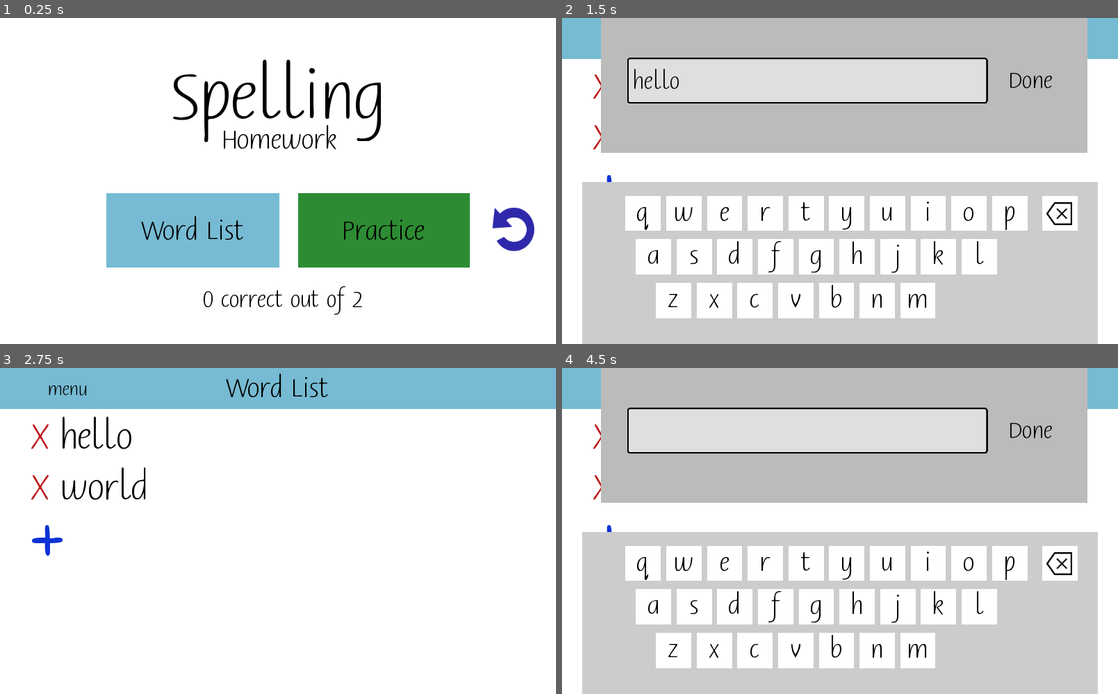
Above: before the commit, frames 1-4 (two rows, left to right).
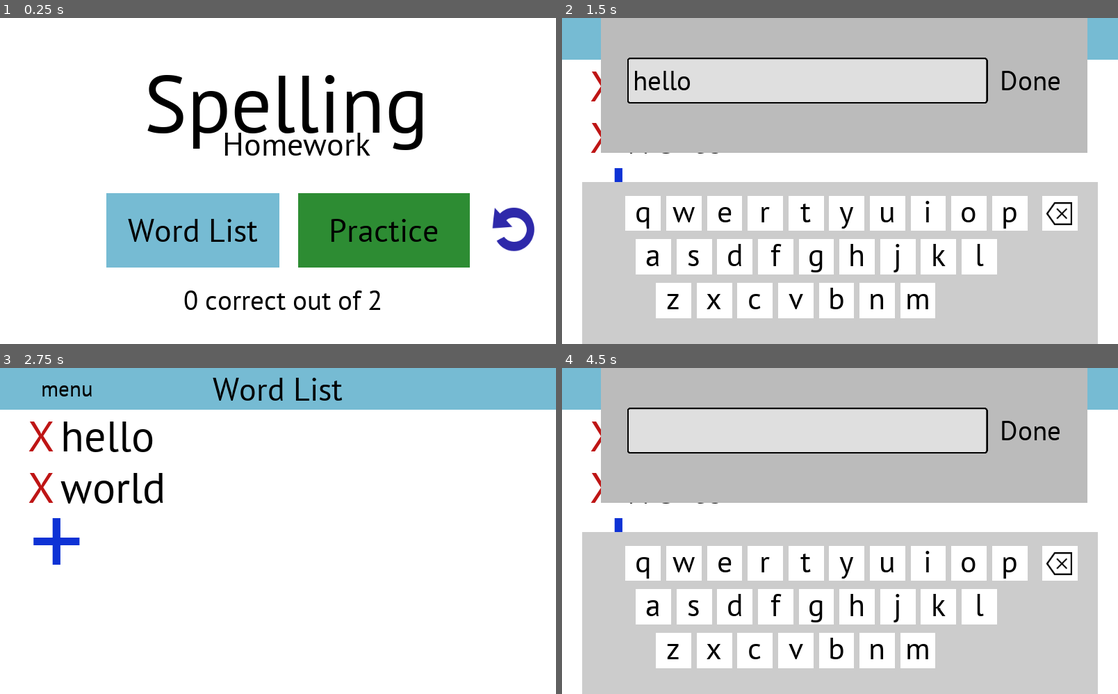
Above: after the commit, the same moments.

Repository: suzenapp/spelling
Game: Godot game, scene res://scenes/Main.tscn
The game is run twice, just before and just after one commit, with the same random seed, the same clock (stepped at 60 frames per second) and the same inputs.
Inputs:
- Up to frame 1 (0.25 s): no input
- Up to frame 2 (1.5 s): click "Word List" at 0.5 s; click "hello" at 1.25 s
- Up to frame 3 (2.75 s): click "Done" at 2 s
- Up to frame 4 (4.5 s): click "world" at 2.75 s; click "Done" at 3.5 s; click "+" at 4.25 s

The runs differ from the first frame. In frame 1, 6.5% of the frame differs, in the area x 23-79%, y 12-92%; in frame 2, 2.2%; in frame 3, 3.0%; in frame 4, 2.0%.

Commit message:
Changed font to PTSans

Diff:
--- a/game/fonts/font-huge.tres
+++ b/game/fonts/font-huge.tres
@@ -1,6 +1,6 @@
 [gd_resource type="DynamicFont" load_steps=2 format=2]
 
-[ext_resource path="res://fonts/BernerBasisschrift1_mod.ttf" type="DynamicFontData" id=1]
+[ext_resource path="res://fonts/PTSans-Regular.ttf" type="DynamicFontData" id=1]
 
 [resource]
 size = 150
--- a/game/fonts/font-large.tres
+++ b/game/fonts/font-large.tres
@@ -1,6 +1,6 @@
 [gd_resource type="DynamicFont" load_steps=2 format=2]
 
-[ext_resource path="res://fonts/BernerBasisschrift1_mod.ttf" type="DynamicFontData" id=1]
+[ext_resource path="res://fonts/PTSans-Regular.ttf" type="DynamicFontData" id=1]
 
 [resource]
 size = 60
--- a/game/fonts/font-mid.tres
+++ b/game/fonts/font-mid.tres
@@ -1,6 +1,6 @@
 [gd_resource type="DynamicFont" load_steps=2 format=2]
 
-[ext_resource path="res://fonts/BernerBasisschrift1_mod.ttf" type="DynamicFontData" id=1]
+[ext_resource path="res://fonts/PTSans-Regular.ttf" type="DynamicFontData" id=1]
 
 [resource]
 size = 40
--- a/game/project.godot
+++ b/game/project.godot
@@ -31,7 +31,7 @@
 
 [editor_plugins]
 
-enabled=PoolStringArray( "gut" )
+enabled=PoolStringArray(  )
 
 [input_devices]
 
--- a/game/scenes/KeyNode.tscn
+++ b/game/scenes/KeyNode.tscn
@@ -1,6 +1,6 @@
 [gd_scene load_steps=6 format=2]
 
-[ext_resource path="res://fonts/BernerBasisschrift1_mod.ttf" type="DynamicFontData" id=1]
+[ext_resource path="res://fonts/PTSans-Regular.ttf" type="DynamicFontData" id=1]
 [ext_resource path="res://scenes/KeyNode.gd" type="Script" id=2]
 
 [sub_resource type="StyleBoxEmpty" id=1]
--- a/game/scenes/Main.tscn
+++ b/game/scenes/Main.tscn
@@ -8,7 +8,7 @@
 [ext_resource path="res://scenes/WordListPage.tscn" type="PackedScene" id=6]
 [ext_resource path="res://styles/green-pressed.tres" type="StyleBox" id=7]
 [ext_resource path="res://styles/green.tres" type="StyleBox" id=8]
-[ext_resource path="res://fonts/BernerBasisschrift1_mod.ttf" type="DynamicFontData" id=9]
+[ext_resource path="res://fonts/PTSans-Regular.ttf" type="DynamicFontData" id=9]
 [ext_resource path="res://scenes/PracticePage.tscn" type="PackedScene" id=10]
 [ext_resource path="res://img/check_green.png" type="Texture" id=11]
 [ext_resource path="res://img/reset.png" type="Texture" id=12]
@@ -18,19 +18,19 @@
 font_data = ExtResource( 9 )
 
 [sub_resource type="DynamicFont" id=2]
-size = 55
+size = 45
 font_data = ExtResource( 9 )
 
 [sub_resource type="DynamicFont" id=3]
-size = 55
+size = 45
 font_data = ExtResource( 9 )
 
 [sub_resource type="DynamicFont" id=4]
-size = 50
+size = 39
 font_data = ExtResource( 9 )
 
 [sub_resource type="DynamicFont" id=5]
-size = 30
+size = 25
 font_data = ExtResource( 9 )
 
 [node name="Main" type="Node2D"]
@@ -47,10 +47,10 @@
 [node name="MainPage" type="Node2D" parent="."]
 
 [node name="Title" type="Label" parent="MainPage"]
-margin_left = 317.59
-margin_top = 65.1893
-margin_right = 712.59
-margin_bottom = 215.189
+margin_left = 264.59
+margin_top = 57.1893
+margin_right = 792.59
+margin_bottom = 252.189
 custom_fonts/font = ExtResource( 5 )
 custom_colors/font_color = Color( 0, 0, 0, 1 )
 text = "Spelling"
@@ -125,8 +125,7 @@
 }
 
 [node name="Check" type="Sprite" parent="MainPage"]
-visible = false
-position = Vector2( 755, 515 )
+position = Vector2( 834, 515 )
 texture = ExtResource( 11 )
 
 [node name="ResetPractice" type="Button" parent="MainPage"]
@@ -161,10 +160,10 @@
 }
 
 [node name="ConfirmOk" type="Button" parent="ConfirmSlideDown"]
-margin_left = 710.0
-margin_top = 154.0
-margin_right = 908.0
-margin_bottom = 244.0
+margin_left = 691.0
+margin_top = 153.0
+margin_right = 911.0
+margin_bottom = 243.0
 custom_fonts/font = SubResource( 2 )
 custom_colors/font_color = Color( 0.866667, 0.223529, 0.223529, 1 )
 text = "Yes, clear"
@@ -175,10 +174,10 @@
 }
 
 [node name="ConfirmCancel" type="Button" parent="ConfirmSlideDown"]
-margin_left = 137.0
-margin_top = 156.0
-margin_right = 492.0
-margin_bottom = 246.0
+margin_left = 135.0
+margin_top = 155.0
+margin_right = 490.0
+margin_bottom = 245.0
 custom_fonts/font = SubResource( 3 )
 custom_colors/font_color = Color( 0, 0, 0, 1 )
 text = "No, leave it"
@@ -189,10 +188,10 @@
 }
 
 [node name="Label" type="Label" parent="ConfirmSlideDown"]
-margin_left = 131.0
-margin_top = 17.0
-margin_right = 916.0
-margin_bottom = 92.0
+margin_left = 141.0
+margin_top = 9.0
+margin_right = 911.0
+margin_bottom = 84.0
 custom_fonts/font = SubResource( 4 )
 custom_colors/font_color = Color( 0, 0, 0, 1 )
 text = "Do you want to clear all practice entries?"
@@ -204,9 +203,9 @@
 
 [node name="Label2" type="Label" parent="ConfirmSlideDown"]
 margin_left = 132.0
-margin_top = 100.0
+margin_top = 73.0
 margin_right = 916.0
-margin_bottom = 163.0
+margin_bottom = 156.0
 custom_fonts/font = SubResource( 5 )
 custom_colors/font_color = Color( 0, 0, 0, 1 )
 text = "This will remove all the words entered in practice,
--- a/game/scenes/PracticePage.tscn
+++ b/game/scenes/PracticePage.tscn
@@ -4,13 +4,13 @@
 [ext_resource path="res://fonts/font-mid.tres" type="DynamicFont" id=3]
 [ext_resource path="res://fonts/font-large.tres" type="DynamicFont" id=4]
 [ext_resource path="res://scenes/KeyboardNode.tscn" type="PackedScene" id=5]
-[ext_resource path="res://fonts/BernerBasisschrift1_mod.ttf" type="DynamicFontData" id=6]
+[ext_resource path="res://fonts/PTSans-Regular.ttf" type="DynamicFontData" id=6]
 [ext_resource path="res://img/check_green.png" type="Texture" id=7]
 
-[sub_resource type="StyleBoxFlat" id=29]
+[sub_resource type="StyleBoxFlat" id=1]
 bg_color = Color( 0.733333, 0.898039, 0.807843, 1 )
 
-[sub_resource type="StyleBoxFlat" id=1]
+[sub_resource type="StyleBoxFlat" id=2]
 content_margin_left = 10.0
 bg_color = Color( 1, 1, 1, 1 )
 border_width_left = 3
@@ -23,93 +23,93 @@
 corner_radius_bottom_right = 5
 corner_radius_bottom_left = 5
 
-[sub_resource type="DynamicFont" id=2]
+[sub_resource type="DynamicFont" id=3]
 size = 65
 font_data = ExtResource( 6 )
 
-[sub_resource type="StyleBoxEmpty" id=3]
+[sub_resource type="StyleBoxEmpty" id=4]
 content_margin_left = 10.0
 content_margin_top = 3.0
 
-[sub_resource type="DynamicFont" id=4]
+[sub_resource type="DynamicFont" id=5]
 size = 65
 font_data = ExtResource( 6 )
 
-[sub_resource type="StyleBoxFlat" id=5]
+[sub_resource type="StyleBoxFlat" id=6]
 content_margin_left = 10.0
 bg_color = Color( 0.333333, 0.337255, 0.392157, 1 )
 
-[sub_resource type="DynamicFont" id=6]
+[sub_resource type="DynamicFont" id=7]
+size = 60
+font_data = ExtResource( 6 )
+
+[sub_resource type="DynamicFont" id=8]
 size = 65
 font_data = ExtResource( 6 )
 
-[sub_resource type="DynamicFont" id=7]
-size = 75
-font_data = ExtResource( 6 )
-
-[sub_resource type="DynamicFont" id=28]
+[sub_resource type="DynamicFont" id=9]
 size = 25
 font_data = ExtResource( 6 )
 
-[sub_resource type="StyleBoxFlat" id=12]
+[sub_resource type="StyleBoxFlat" id=10]
 bg_color = Color( 0.921569, 0.92549, 0.517647, 1 )
 
-[sub_resource type="StyleBoxFlat" id=13]
+[sub_resource type="StyleBoxFlat" id=11]
 bg_color = Color( 0.921569, 0.92549, 0.517647, 1 )
 expand_margin_left = 4.0
 expand_margin_right = 4.0
 expand_margin_top = 4.0
 expand_margin_bottom = 4.0
 
-[sub_resource type="StyleBoxFlat" id=19]
+[sub_resource type="StyleBoxFlat" id=12]
 bg_color = Color( 0.368627, 0.396078, 0.356863, 1 )
 
-[sub_resource type="DynamicFont" id=14]
-size = 44
-font_data = ExtResource( 6 )
-
-[sub_resource type="StyleBoxFlat" id=20]
+[sub_resource type="DynamicFont" id=13]
+size = 40
+font_data = ExtResource( 6 )
+
+[sub_resource type="StyleBoxFlat" id=14]
 bg_color = Color( 0.666667, 1, 0.796078, 1 )
 
-[sub_resource type="StyleBoxFlat" id=21]
+[sub_resource type="StyleBoxFlat" id=15]
 bg_color = Color( 0.666667, 1, 0.796078, 1 )
 expand_margin_left = 4.0
 expand_margin_right = 4.0
 expand_margin_top = 4.0
 expand_margin_bottom = 4.0
 
-[sub_resource type="DynamicFont" id=15]
-size = 44
-font_data = ExtResource( 6 )
-
-[sub_resource type="StyleBoxFlat" id=24]
+[sub_resource type="DynamicFont" id=16]
+size = 35
+font_data = ExtResource( 6 )
+
+[sub_resource type="StyleBoxFlat" id=17]
 bg_color = Color( 0.843137, 0.866667, 1, 1 )
 
-[sub_resource type="StyleBoxFlat" id=25]
+[sub_resource type="StyleBoxFlat" id=18]
 bg_color = Color( 0.843137, 0.866667, 1, 1 )
 expand_margin_left = 4.0
 expand_margin_right = 4.0
 expand_margin_top = 4.0
 expand_margin_bottom = 4.0
 
-[sub_resource type="DynamicFont" id=17]
-size = 44
-font_data = ExtResource( 6 )
-
-[sub_resource type="CanvasItemMaterial" id=8]
+[sub_resource type="DynamicFont" id=19]
+size = 35
+font_data = ExtResource( 6 )
+
+[sub_resource type="CanvasItemMaterial" id=20]
 particles_animation = true
 particles_anim_h_frames = 1
 particles_anim_v_frames = 1
 particles_anim_loop = false
 
-[sub_resource type="Gradient" id=9]
+[sub_resource type="Gradient" id=21]
 offsets = PoolRealArray( 0.0945122, 0.246951, 0.463415, 0.719512, 0.89939 )
 colors = PoolColorArray( 1, 0, 0.84375, 0.860421, 1, 0.0470588, 0, 0.635294, 0, 0.0625, 1, 0.581404, 0.129412, 0.85098, 0.25098, 0.517647, 0.92549, 1, 0, 0.486275 )
 
-[sub_resource type="GradientTexture" id=10]
-gradient = SubResource( 9 )
-
-[sub_resource type="ParticlesMaterial" id=11]
+[sub_resource type="GradientTexture" id=22]
+gradient = SubResource( 21 )
+
+[sub_resource type="ParticlesMaterial" id=23]
 lifetime_randomness = 0.22
 emission_shape = 2
 emission_box_extents = Vector3( 440, 50, 1 )
@@ -196,13 +196,13 @@
 margin_left = 41.0
 margin_top = 84.0
 margin_right = 601.0
-margin_bottom = 164.0
-custom_styles/hover = SubResource( 5 )
-custom_styles/pressed = SubResource( 5 )
-custom_styles/focus = SubResource( 5 )
-custom_styles/disabled = SubResource( 5 )
-custom_styles/normal = SubResource( 5 )
-custom_fonts/font = SubResource( 6 )
+margin_bottom = 163.0
+custom_styles/hover = SubResource( 6 )
+custom_styles/pressed = SubResource( 6 )
+custom_styles/focus = SubResource( 6 )
+custom_styles/disabled = SubResource( 6 )
+custom_styles/normal = SubResource( 6 )
+custom_fonts/font = SubResource( 7 )
 clip_text = true
 align = 0
 __meta__ = {
@@ -216,8 +216,8 @@
 margin_left = 331.0
 margin_top = -1.0
 margin_right = 693.0
-margin_bottom = 74.0
-custom_fonts/font = SubResource( 7 )
+margin_bottom = 84.0
+custom_fonts/font = SubResource( 8 )
 custom_colors/font_color = Color( 0, 0, 0, 1 )
 text = "1"
 align = 1
@@ -256,12 +256,12 @@
 margin_top = 84.0
 margin_right = 739.0
 margin_bottom = 164.0
-custom_styles/hover = SubResource( 12 )
-custom_styles/pressed = SubResource( 13 )
-custom_styles/focus = SubResource( 12 )
-custom_styles/disabled = SubResource( 19 )
-custom_styles/normal = SubResource( 12 )
-custom_fonts/font = SubResource( 14 )
+custom_styles/hover = SubResource( 10 )
+custom_styles/pressed = SubResource( 11 )
+custom_styles/focus = SubResource( 10 )
+custom_styles/disabled = SubResource( 12 )
+custom_styles/normal = SubResource( 10 )
+custom_fonts/font = SubResource( 13 )
 custom_colors/font_color_disabled = Color( 0, 0, 0, 1 )
 custom_colors/font_color = Color( 0, 0, 0, 1 )
 custom_colors/font_color_hover = Color( 0, 0, 0, 1 )
@@ -276,12 +276,12 @@
 margin_top = 85.0
 margin_right = 1023.0
 margin_bottom = 165.0
-custom_styles/hover = SubResource( 20 )
-custom_styles/pressed = SubResource( 21 )
-custom_styles/focus = SubResource( 20 )
-custom_styles/disabled = SubResource( 20 )
-custom_styles/normal = SubResource( 20 )
-custom_fonts/font = SubResource( 15 )
+custom_styles/hover = SubResource( 14 )
+custom_styles/pressed = SubResource( 15 )
+custom_styles/focus = SubResource( 14 )
+custom_styles/disabled = SubResource( 14 )
+custom_styles/normal = SubResource( 14 )
+custom_fonts/font = SubResource( 16 )
 custom_colors/font_color_disabled = Color( 0, 0, 0, 1 )
 custom_colors/font_color = Color( 0, 0, 0, 1 )
 custom_colors/font_color_hover = Color( 0, 0, 0, 1 )
@@ -296,12 +296,12 @@
 margin_top = 85.0
 margin_right = 860.0
 margin_bottom = 165.0
-custom_styles/hover = SubResource( 24 )
-custom_styles/pressed = SubResource( 25 )
-custom_styles/focus = SubResource( 24 )
-custom_styles/disabled = SubResource( 24 )
-custom_styles/normal = SubResource( 24 )
-custom_fonts/font = SubResource( 17 )
+custom_styles/hover = SubResource( 17 )
+custom_styles/pressed = SubResource( 18 )
+custom_styles/focus = SubResource( 17 )
+custom_styles/disabled = SubResource( 17 )
+custom_styles/normal = SubResource( 17 )
+custom_fonts/font = SubResource( 19 )
 custom_colors/font_color_disabled = Color( 0, 0, 0, 1 )
 custom_colors/font_color = Color( 0, 0, 0, 1 )
 custom_colors/font_color_hover = Color( 0, 0, 0, 1 )
--- a/game/scenes/WordListPage.tscn
+++ b/game/scenes/WordListPage.tscn
@@ -5,7 +5,7 @@
 [ext_resource path="res://fonts/font-large.tres" type="DynamicFont" id=3]
 [ext_resource path="res://scenes/WordListPage.gd" type="Script" id=4]
 [ext_resource path="res://scenes/KeyboardNode.tscn" type="PackedScene" id=5]
-[ext_resource path="res://fonts/BernerBasisschrift1_mod.ttf" type="DynamicFontData" id=6]
+[ext_resource path="res://fonts/PTSans-Regular.ttf" type="DynamicFontData" id=6]
 [ext_resource path="res://scenes/WordNode.tscn" type="PackedScene" id=7]
 
 [sub_resource type="StyleBoxFlat" id=1]
--- a/game/scenes/WordNode.tscn
+++ b/game/scenes/WordNode.tscn
@@ -1,6 +1,6 @@
 [gd_scene load_steps=21 format=2]
 
-[ext_resource path="res://fonts/BernerBasisschrift1_mod.ttf" type="DynamicFontData" id=1]
+[ext_resource path="res://fonts/PTSans-Regular.ttf" type="DynamicFontData" id=1]
 [ext_resource path="res://scenes/WordNode.gd" type="Script" id=2]
 
 [sub_resource type="StyleBoxEmpty" id=1]
Binary file removed: game/fonts/BernerBasisschrift1_mod.ttf
Not shown, added: game/fonts/OFL.txt
Binary file added: game/fonts/PTSans-Regular.ttf
Not shown: 7 places in game/scenes/PracticePage.tscn that only renumber resources
Not shown: 4 places in game/scenes/WordNode.tscn that only renumber resources
